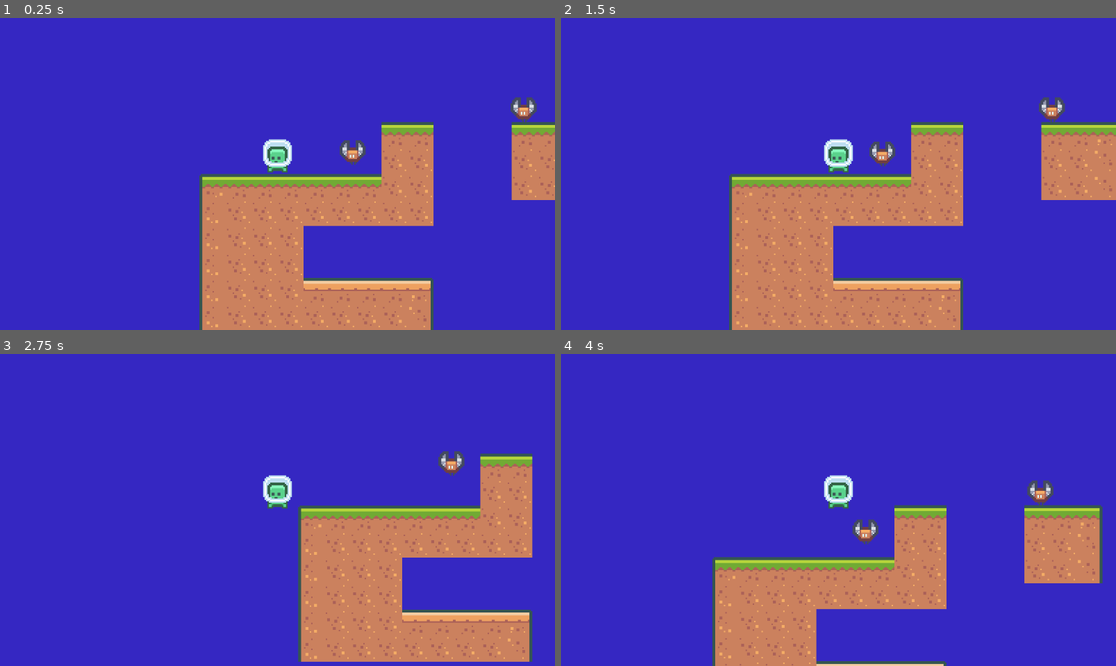
Above: before the commit, frames 1-4 (two rows, left to right).
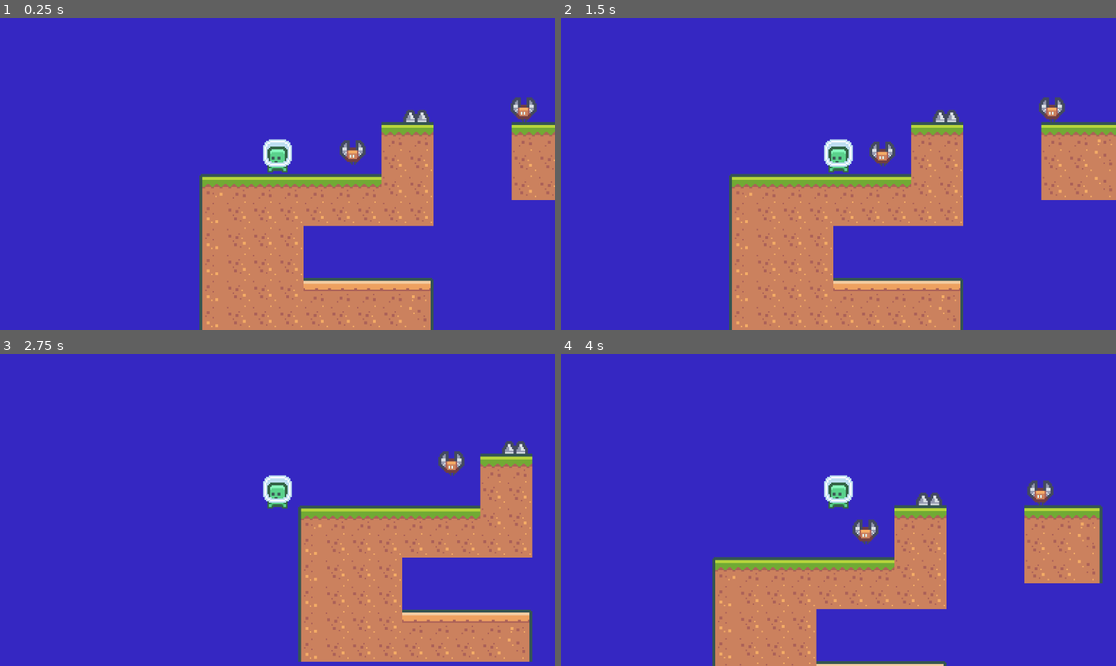
Above: after the commit, the same moments.

Repository: DanPillow/platform2dproject
Game: Godot game, scene res://level1.tscn
Same seed, same stepped clock (60 frames per second), same inputs: the game is played once before the commit and once after it.
Inputs:
- Up to frame 1 (0.25 s): no input
- Up to frame 2 (1.5 s): hold Right from 0.53 s (still down); tap Space at 0.77 s
- Up to frame 3 (2.75 s): tap Space at 1.52 s; release Right at 2.03 s; hold Left from 2.03 s (still down)
- Up to frame 4 (4 s): release Left at 2.78 s; hold Right from 2.78 s (still down); tap Space at 3.02, 3.77 s

The runs differ from the first frame. In frame 1, 0.2% of the frame differs, in the area x 72-78%, y 29-34%; in frame 2, 0.2%; in frame 3, 0.2%; in frame 4, 0.2%, in the area x 63-69%, y 44-49%.

Commit message:
Update to include Spikes

Diff:
--- /dev/null
+++ b/Spikes.gd
@@ -0,0 +1,5 @@
+extends Area2D
+
+func _on_body_entered(body: Node2D) -> void:
+	if body.is_in_group("Player"):
+		body.game_over()
--- /dev/null
+++ b/Sprites/Objects/spikes.tscn
@@ -0,0 +1,18 @@
+[gd_scene load_steps=4 format=3 uid="uid://s1sj8cafij31"]
+
+[ext_resource type="Texture2D" uid="uid://bj4phc7ceh37p" path="res://Sprites/Objects/tile_0068.png" id="1_eygf3"]
+[ext_resource type="Script" path="res://Spikes.gd" id="2_pa0ab"]
+
+[sub_resource type="RectangleShape2D" id="RectangleShape2D_bjjuf"]
+size = Vector2(18, 9)
+
+[node name="Spikes" type="Area2D"]
+
+[node name="Sprite" type="Sprite2D" parent="."]
+position = Vector2(96, -45)
+texture = ExtResource("1_eygf3")
+
+[node name="CollisionShape2D" type="CollisionShape2D" parent="."]
+position = Vector2(96, -40.5)
+shape = SubResource("RectangleShape2D_bjjuf")
+script = ExtResource("2_pa0ab")
--- a/level1.tscn
+++ b/level1.tscn
@@ -1,12 +1,17 @@
-[gd_scene load_steps=6 format=4 uid="uid://b615yyeslh3dk"]
+[gd_scene load_steps=9 format=4 uid="uid://b615yyeslh3dk"]
 
 [ext_resource type="TileSet" uid="uid://ciyh6cinwo16j" path="res://new_tile_set.tres" id="1_adrjc"]
 [ext_resource type="Texture2D" uid="uid://2k3iywmsqila" path="res://Sprites/Characters/character_0001.png" id="2_0d58k"]
 [ext_resource type="Script" path="res://player.gd" id="2_m3krl"]
 [ext_resource type="PackedScene" uid="uid://csvcfbdb7pvpp" path="res://Enemy.tscn" id="4_e8o35"]
+[ext_resource type="Texture2D" uid="uid://bj4phc7ceh37p" path="res://Sprites/Objects/tile_0068.png" id="5_44vyq"]
+[ext_resource type="Script" path="res://Spikes.gd" id="6_6bblt"]
 
 [sub_resource type="CapsuleShape2D" id="CapsuleShape2D_8mj78"]
 height = 28.0
+
+[sub_resource type="RectangleShape2D" id="RectangleShape2D_bjjuf"]
+size = Vector2(18, 9)
 
 [node name="Main" type="Node2D"]
 
@@ -36,3 +41,17 @@
 [node name="Enemy2" parent="." instance=ExtResource("4_e8o35")]
 position = Vector2(163, -45)
 move_dir = Vector2(30, 0)
+
+[node name="Spikes" type="Area2D" parent="."]
+script = ExtResource("6_6bblt")
+
+[node name="Sprite" type="Sprite2D" parent="Spikes"]
+position = Vector2(96, -44.5)
+scale = Vector2(1, 0.944444)
+texture = ExtResource("5_44vyq")
+
+[node name="CollisionShape2D" type="CollisionShape2D" parent="Spikes"]
+position = Vector2(96, -40.5)
+shape = SubResource("RectangleShape2D_bjjuf")
+
+[connection signal="body_entered" from="Spikes" to="Spikes" method="_on_body_entered"]
